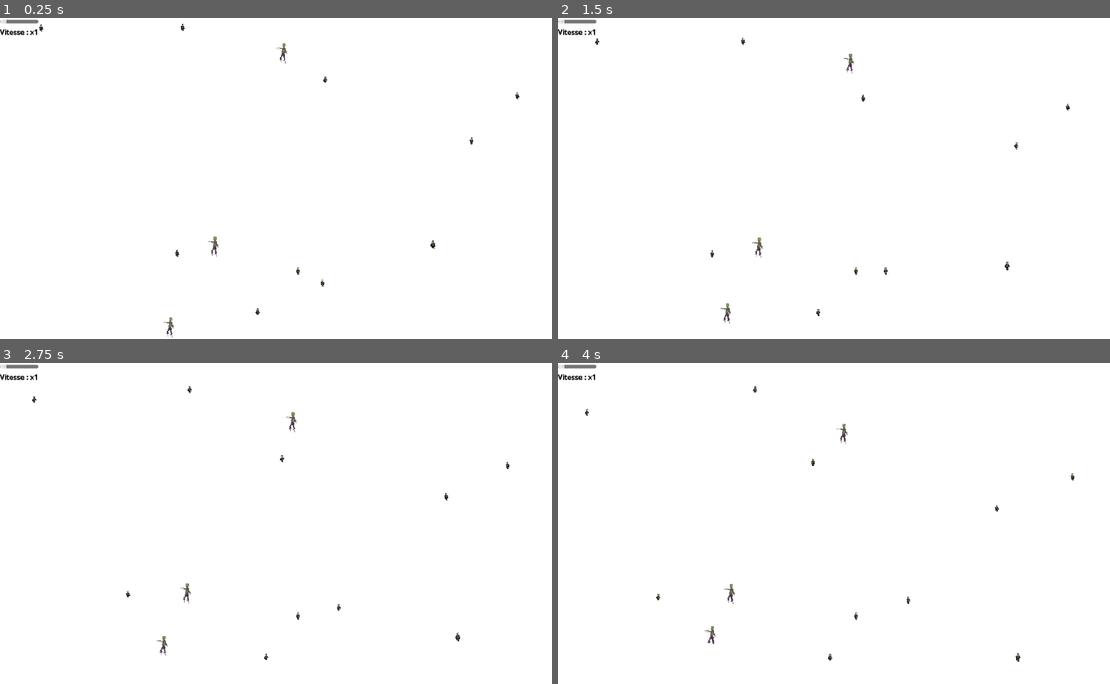
Above: before the commit, frames 1-4 (two rows, left to right).
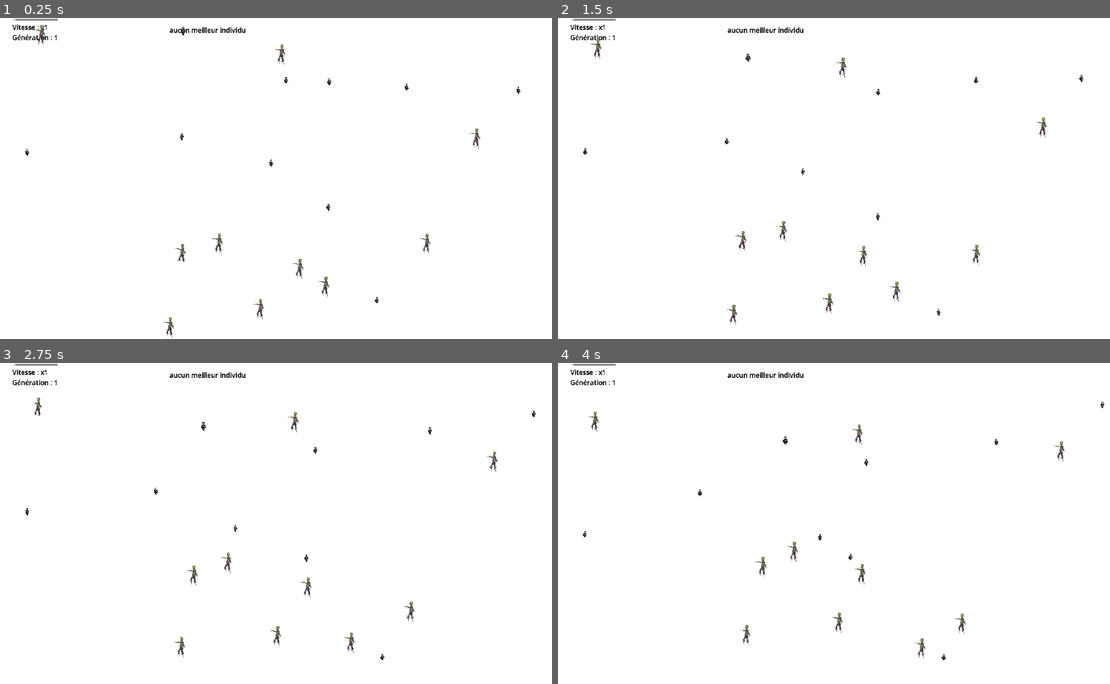
Above: after the commit, the same moments.

Repository: RageurRandom/exemple-algorithme-genetique-godot
Game: Godot game, scene res://scenes/main.tscn
Same seed, same stepped clock (60 frames per second), same inputs: the game is played once before the commit and once after it.
Inputs:
- Up to frame 1 (0.25 s): no input
- Up to frame 2 (1.5 s): no input
- Up to frame 3 (2.75 s): no input
- Up to frame 4 (4 s): no input

The runs differ from the first frame. In frame 1, 1.1% of the frame differs, in the area x 0-95%, y 0-99%; in frame 2, 1.3%; in frame 3, 1.3%; in frame 4, 1.3%, in the area x 0-99%, y 0-94%.

Commit message:
feat: ajout infos

Diff:
--- a/scenes/main.tscn
+++ b/scenes/main.tscn
@@ -3,12 +3,10 @@
 [ext_resource type="Script" uid="uid://ccq3g6iq7sqss" path="res://script/ui/label_vitesse_simu.gd" id="3_jyhfs"]
 [ext_resource type="Script" uid="uid://o3x2e23mkekd" path="res://script/initiator.gd" id="3_sugp2"]
 [ext_resource type="Script" uid="uid://c8xsenaq18vhs" path="res://scenes/scroller_vitesse_simulation.gd" id="3_tbgi4"]
+[ext_resource type="Theme" uid="uid://c2vmkj5doffks" path="res://theme/theme.tres" id="3_tefeu"]
 [ext_resource type="Script" uid="uid://bfxwoyts6p2r5" path="res://algo_genetique.gd" id="4_jyhfs"]
-
-[sub_resource type="Theme" id="Theme_jyhfs"]
-Label/colors/font_color = Color(0, 0, 0, 1)
-Label/colors/font_outline_color = Color(0, 0, 0, 1)
-Label/constants/outline_size = 1
+[ext_resource type="Script" uid="uid://cmv2mgg6qxe4w" path="res://script/ui/generation_label.gd" id="5_o6xl0"]
+[ext_resource type="Script" uid="uid://dx4ghe5vyu872" path="res://script/ui/genes_meilleur_individu_label.gd" id="6_o6xl0"]
 
 [node name="Main" type="Node2D" unique_id=922111964]
 script = ExtResource("3_sugp2")
@@ -18,25 +16,50 @@
 anchors_preset = 15
 anchor_right = 1.0
 anchor_bottom = 1.0
+offset_left = 2.0
+offset_right = 1154.0
+offset_bottom = 648.0
 grow_horizontal = 2
 grow_vertical = 2
 
-[node name="VBoxContainer" type="VBoxContainer" parent="UI" unique_id=1992286415]
+[node name="HBoxContainer" type="HBoxContainer" parent="UI" unique_id=1921810170]
 layout_mode = 1
-offset_right = 40.0
-offset_bottom = 43.0
-scale = Vector2(2, 2)
+anchors_preset = 10
+anchor_right = 1.0
+offset_bottom = 70.0
+grow_horizontal = 2
+theme = ExtResource("3_tefeu")
+alignment = 1
 
-[node name="VitesseSimulation" type="HSlider" parent="UI/VBoxContainer" unique_id=429584240]
+[node name="VBoxContainer" type="VBoxContainer" parent="UI/HBoxContainer" unique_id=1992286415]
+layout_mode = 2
+
+[node name="SliderContainer" type="VBoxContainer" parent="UI/HBoxContainer/VBoxContainer" unique_id=1019001973]
+layout_mode = 2
+
+[node name="VitesseSimulation" type="HSlider" parent="UI/HBoxContainer/VBoxContainer/SliderContainer" unique_id=429584240]
 layout_mode = 2
 min_value = 1.0
 value = 1.0
 script = ExtResource("3_tbgi4")
 
-[node name="Label" type="Label" parent="UI/VBoxContainer" unique_id=982273477]
+[node name="VitesseLabel" type="Label" parent="UI/HBoxContainer/VBoxContainer/SliderContainer" unique_id=982273477]
 layout_mode = 2
-theme = SubResource("Theme_jyhfs")
+theme = ExtResource("3_tefeu")
+text = "Vitesse : x1"
 script = ExtResource("3_jyhfs")
+
+[node name="GenerationLabel" type="Label" parent="UI/HBoxContainer/VBoxContainer" unique_id=2037911623]
+layout_mode = 2
+theme = ExtResource("3_tefeu")
+text = "Génération : 1"
+script = ExtResource("5_o6xl0")
+
+[node name="GenesMeilleurIndividu" type="Label" parent="UI/HBoxContainer" unique_id=1254768050]
+layout_mode = 2
+theme = ExtResource("3_tefeu")
+text = "aucun meilleur individu"
+script = ExtResource("6_o6xl0")
 
 [node name="AlgoGenetique" type="Node" parent="." unique_id=267273847]
 script = ExtResource("4_jyhfs")
--- a/script/initiator.gd
+++ b/script/initiator.gd
@@ -1,9 +1,11 @@
 extends Node
 
-const NB_ZOMBIES = 3
+const NB_ZOMBIES = 10
 const ZOMBIE_SCENE: PackedScene = preload("res://scenes/zombie.tscn")
 
 var _camera: Camera2D
+var _generationLabel: GenerationLabel
+var _genesLabel: GenesMeilleurIndividuLabel
 var algo: AlgoGenetique
 var humains: Array[Human]
 
@@ -13,8 +15,13 @@
 
 func _ready():
 	_camera = $Camera2D
+	_generationLabel = $UI/HBoxContainer/VBoxContainer/GenerationLabel
+	_genesLabel = $UI/HBoxContainer/GenesMeilleurIndividu
 	algo = $AlgoGenetique
+
 	assert(_camera != null, "noeud de camera null")
+	assert(_generationLabel != null, "label generation null")
+	assert(_genesLabel != null, "label meilleures genes null")
 	assert(algo != null, "noeud d'algo genetique null")
 
 	var viewport_size := _camera.get_viewport_rect().size / _camera.zoom
@@ -52,6 +59,10 @@
 func finGeneration():
 	var nouvellePop = algo.finGeneration()
 	instancieHumains(nouvellePop.individus)
+	_generationLabel.changeGeneration()
+	var meilleurPop: Population = algo.getMeilleureAnciennePop()
+	_generationLabel.changeFitnessMax(meilleurPop.fitnessMax)
+	_genesLabel.changeGenes(meilleurPop.meilleurGene)
 
 
 ## applique les nouveaux genes aux humains de la scène
--- /dev/null
+++ b/script/ui/generation_label.gd
@@ -0,0 +1,15 @@
+class_name GenerationLabel extends Label
+
+const TEXT = "Generation: %d\n
+			Ancien fitness max : %d"
+
+var generation: int = 1
+var ancienFitnessMax: int = 0
+
+func changeGeneration():
+	generation += 1
+	self.text = TEXT % [generation, ancienFitnessMax]
+
+func changeFitnessMax(nb: int):
+	ancienFitnessMax = nb
+	self.text = TEXT % [generation, ancienFitnessMax]
--- /dev/null
+++ b/script/ui/genes_meilleur_individu_label.gd
@@ -0,0 +1,9 @@
+class_name GenesMeilleurIndividuLabel extends Label
+
+const TEXT = "Genes meilleur individu :
+	Vitesse : %f
+	Taille: %f
+	Champs de vision : %s"
+
+func changeGenes(genes: Genes):
+	self.text = TEXT % [genes.vitesse, genes.taille, genes.champsDeVision]
--- /dev/null
+++ b/theme/theme.tres
@@ -0,0 +1,8 @@
+[gd_resource type="Theme" format=3 uid="uid://c2vmkj5doffks"]
+
+[resource]
+HBoxContainer/constants/separation = 500
+Label/colors/font_color = Color(0, 0, 0, 1)
+Label/colors/font_outline_color = Color(0, 0, 0, 1)
+Label/constants/outline_size = 1
+Label/font_sizes/font_size = 30
Not shown, added: script/ui/generation_label.gd.uid
Not shown, added: script/ui/genes_meilleur_individu_label.gd.uid
